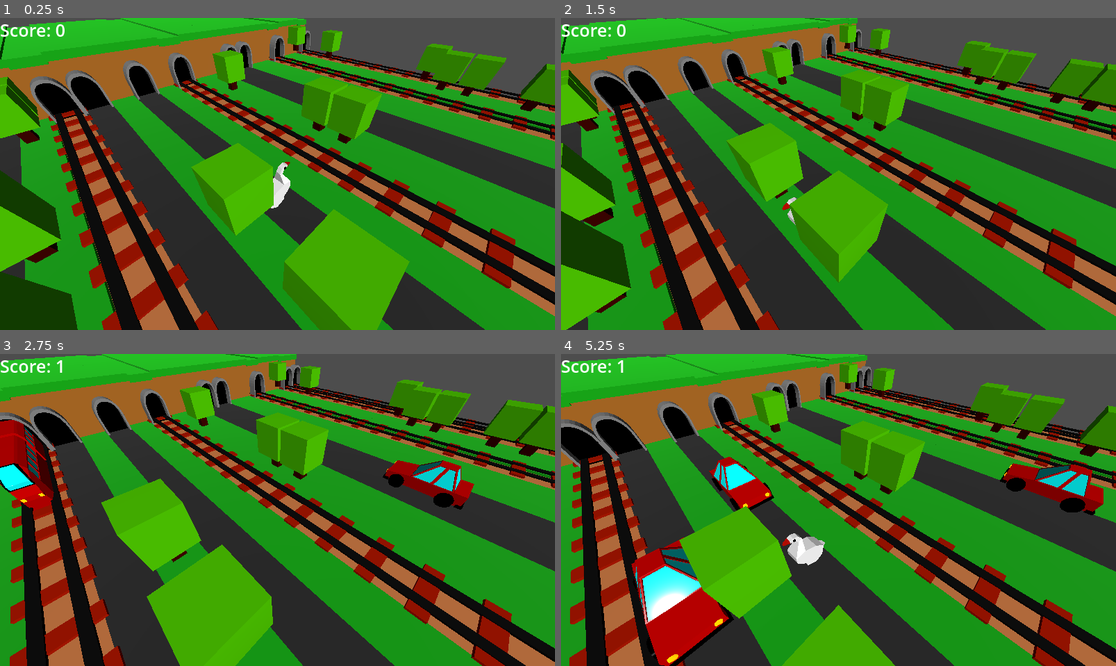
Above: before the commit, frames 1-4 (two rows, left to right).
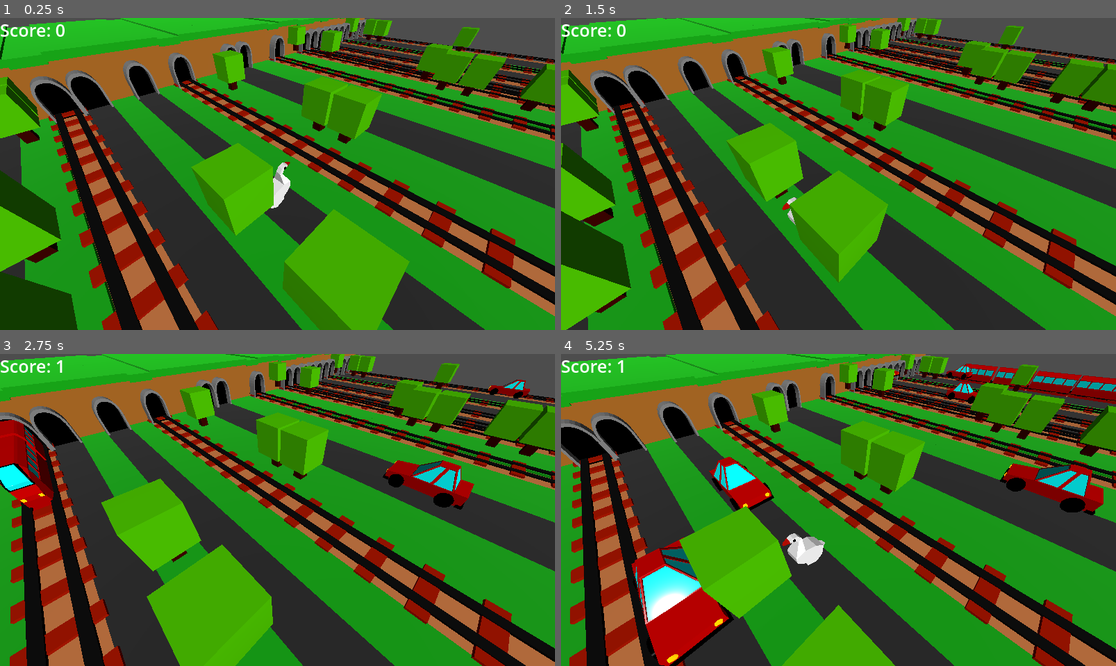
Above: after the commit, the same moments.

Repository: syshotdev/GooseyRoad
Game: Godot game, scene res://main.tscn
The game is run twice, just before and just after one commit, with the same random seed, the same clock (stepped at 60 frames per second) and the same inputs.
Inputs:
- Up to frame 1 (0.25 s): no input
- Up to frame 2 (1.5 s): tap Enter at 0.5 s; hold D (right) 0.53-1.28 s; hold S (backward) from 1.28 s (still down)
- Up to frame 3 (2.75 s): release S (backward) at 2.03 s; hold D (right) from 2.03 s (still down)
- Up to frame 4 (5.25 s): release D (right) at 2.78 s; hold W (forward) 2.78-3.53 s; hold A (left) 3.53-5.03 s; hold S (backward) from 5.03 s (still down)

The runs differ from the first frame. In frame 1, 3.2% of the frame differs, in the area x 53-100%, y 0-28%; in frame 2, 2.8%; in frame 3, 3.1%; in frame 4, 4.7%, in the area x 53-100%, y 0-26%.

Commit message:
Exporting things to exe's

Diff:
--- a/constants.gd
+++ b/constants.gd
@@ -14,7 +14,7 @@
 const blockSize := 1.0 # Meters
 const widthOfMap := blockSize * 20.0 # Width of map in block chunks
 
-const mapAmountOfStrips := 20 # Length of map (in strips)
+const mapAmountOfStrips := 30 # Length of map (in strips)
 const mapStripsBehindPlayer := 7 # How many strips are behind the player
 const mapStripsInFrontPlayer := mapAmountOfStrips - mapStripsBehindPlayer
 
Not shown, changed: .gitignore
